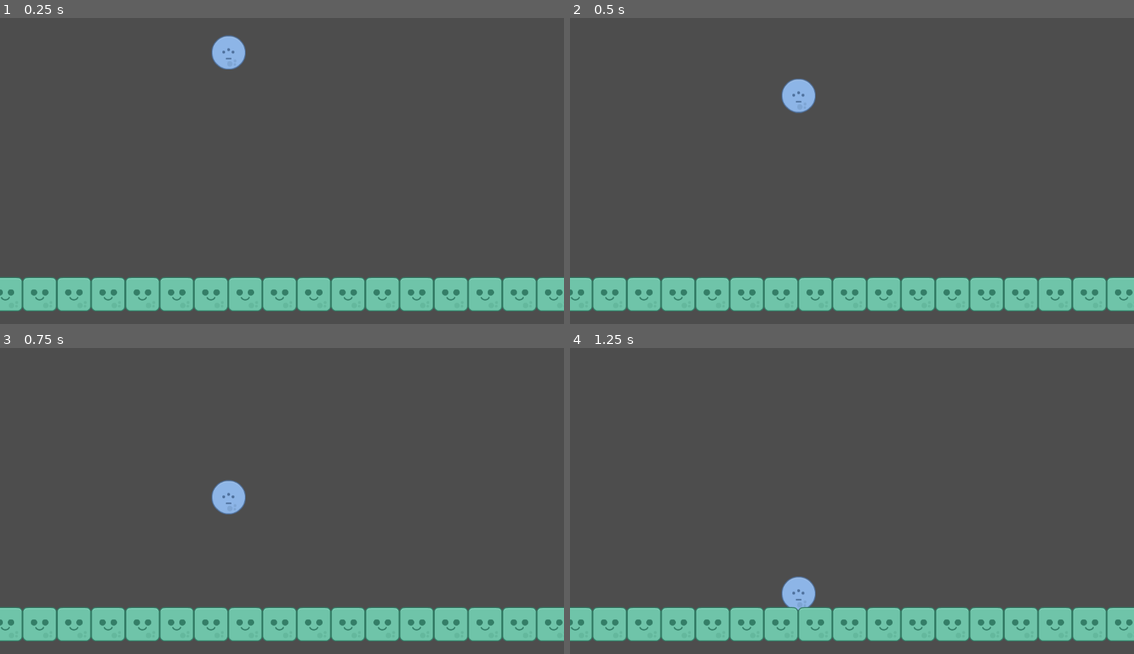
Above: before the commit, frames 1-4 (two rows, left to right).
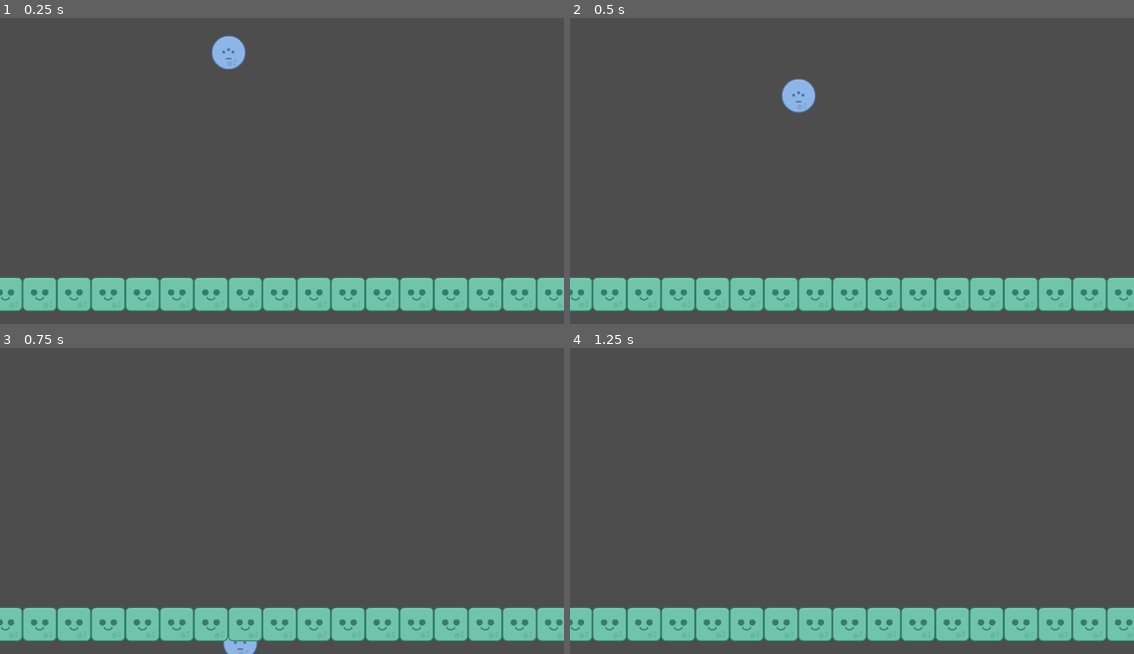
Above: after the commit, the same moments.

Repository: dapark3/CS315-P0.5
Game: Godot game, scene res://world/world.tscn
The game is run twice, just before and just after one commit, with the same random seed, the same clock (stepped at 60 frames per second) and the same inputs.
Inputs:
- Up to frame 1 (0.25 s): no input
- Up to frame 2 (0.5 s): no input
- Up to frame 3 (0.75 s): tap Space (launch, bound only after the commit) at 0.6 s
- Up to frame 4 (1.25 s): no input

Frames 1-2 are identical in both runs. In frame 3, 0.8% of the frame differs, in the area x 37-46%, y 43-100%; in frame 4, 0.5%.

Commit message:
Add launch feature to ball

Diff:
--- a/ball/ball.gd
+++ b/ball/ball.gd
@@ -1,9 +1,11 @@
 extends RigidBody2D
+
 
 func _ready():
 	pass # Replace with function body.
 
 
 # Called every frame. 'delta' is the elapsed time since the previous frame.
-func _process(delta):
-	pass
+func _process(_delta):
+	if Input.is_action_just_pressed("launch"):
+		apply_impulse(Vector2(0,3000))
--- a/project.godot
+++ b/project.godot
@@ -10,7 +10,15 @@
 
 [application]
 
-config/name="Cs 315 (game Programming)"
+config/name="angry bards"
 run/main_scene="res://world/world.tscn"
 config/features=PackedStringArray("4.1", "Forward Plus")
 config/icon="res://icon.svg"
+
+[input]
+
+launch={
+"deadzone": 0.5,
+"events": [Object(InputEventKey,"resource_local_to_scene":false,"resource_name":"","device":-1,"window_id":0,"alt_pressed":false,"shift_pressed":false,"ctrl_pressed":false,"meta_pressed":false,"pressed":false,"keycode":0,"physical_keycode":32,"key_label":0,"unicode":32,"echo":false,"script":null)
+]
+}
--- a/world/world.tscn
+++ b/world/world.tscn
@@ -1,7 +1,11 @@
-[gd_scene load_steps=5 format=3 uid="uid://cfbbotic1wot7"]
+[gd_scene load_steps=6 format=3 uid="uid://cfbbotic1wot7"]
 
 [ext_resource type="PackedScene" uid="uid://cd5wx2s8o72lw" path="res://ball/ball.tscn" id="1_5vdbg"]
 [ext_resource type="Texture2D" uid="uid://bwqiid5gvgxp6" path="res://PNG/Aliens/alienGreen_square.png" id="2_iy6hx"]
+
+[sub_resource type="PhysicsMaterial" id="PhysicsMaterial_e3tdb"]
+friction = 0.75
+bounce = 0.75
 
 [sub_resource type="TileSetAtlasSource" id="TileSetAtlasSource_qogjv"]
 texture = ExtResource("2_iy6hx")
@@ -20,6 +24,7 @@
 position = Vector2(466, 62)
 
 [node name="Ball" parent="." instance=ExtResource("1_5vdbg")]
+physics_material_override = SubResource("PhysicsMaterial_e3tdb")
 
 [node name="TileMap" type="TileMap" parent="."]
 tile_set = SubResource("TileSet_yxexm")
